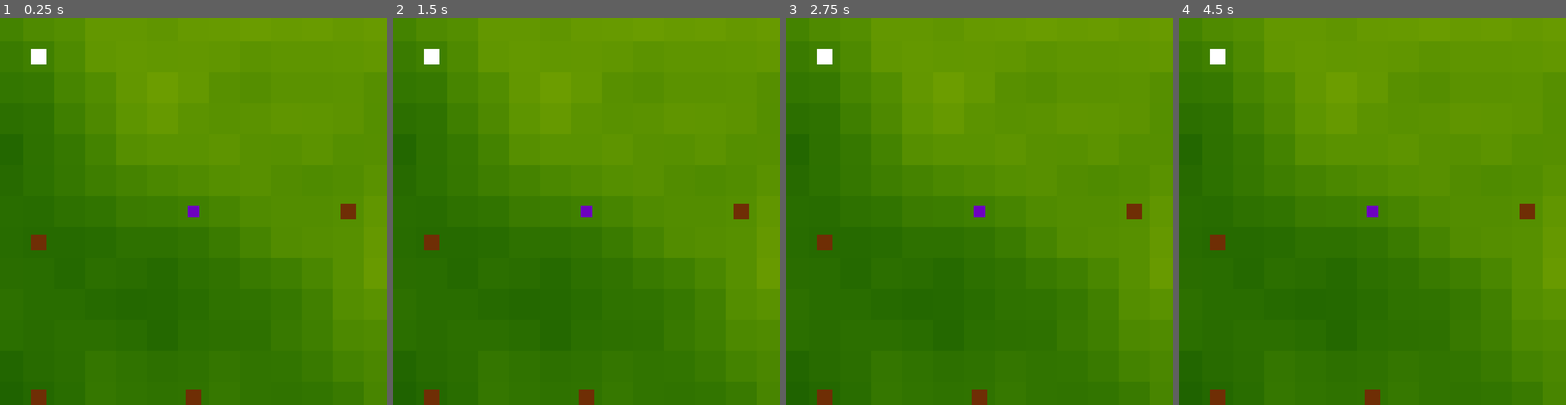
Above: before the commit, frames 1-4 (left to right).
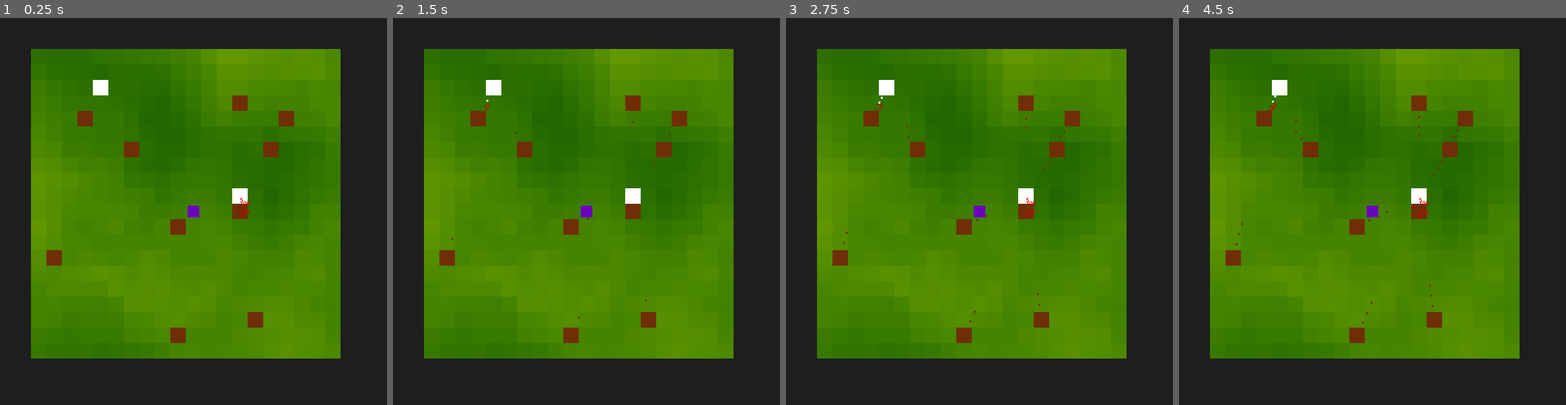
Above: after the commit, the same moments.

Repository: fizzy-drinks/roguelike-jam-6
Game: Godot game, scene res://world.tscn
The game is run twice, just before and just after one commit, with the same random seed, the same clock (stepped at 60 frames per second) and the same inputs.
Inputs:
- Up to frame 1 (0.25 s): no input
- Up to frame 2 (1.5 s): tap Enter at 0.5 s; tap Space at 1.25 s
- Up to frame 3 (2.75 s): tap Enter at 2 s
- Up to frame 4 (4.5 s): tap Space at 2.75 s; tap Enter at 3.5 s

The runs differ from the first frame. In frame 1, 73% of the frame differs, in the area x 0-100%, y 0-100%; in frame 2, 73%; in frame 3, 73%; in frame 4, 73%.

Commit message:
Add unit production and basic combat

Diff:
--- /dev/null
+++ b/damage_label.tscn
@@ -0,0 +1,12 @@
+[gd_scene load_steps=2 format=3 uid="uid://bixsa4u2xixab"]
+
+[ext_resource type="Script" path="res://selfdestruct.gd" id="1_fpaws"]
+
+[node name="damage_label" type="RichTextLabel"]
+offset_right = 45.0
+offset_bottom = 27.0
+theme_override_colors/default_color = Color(0.811765, 0, 0, 1)
+theme_override_font_sizes/normal_font_size = 12
+text = "5"
+autowrap_mode = 0
+script = ExtResource("1_fpaws")
--- /dev/null
+++ b/damageable.gd
@@ -0,0 +1,23 @@
+extends Node2D
+class_name Damageable
+
+
+@export var max_hp: float = 0
+
+
+@onready var label = load("res://damage_label.tscn")
+@onready var hp: float = max_hp
+
+
+func damage(value: float):
+	var t: RichTextLabel = label.instantiate()
+	get_tree().current_scene.add_child(t)
+	t.clear()
+	t.add_text(str(value))
+	t.global_position = global_position
+	hp -= value
+
+
+func _process(_delta):
+	if hp <= 0:
+		queue_free()
--- /dev/null
+++ b/dungeon.gd
@@ -0,0 +1,33 @@
+extends "res://damageable.gd"
+class_name Dungeon
+
+
+@export var team: String
+@export var units_per_second: float = 0.5
+@export var world: Node2D
+
+
+@onready var spawner = load("res://unit.tscn")
+@onready var spawn_cooldown: float = 0
+
+
+func _process(delta):
+	super(delta)
+	spawn_cooldown -= delta
+	if spawn_cooldown <= 0:
+		spawn()
+
+
+func spawn():
+	var new_unit: Unit = spawner.instantiate()
+	new_unit.position = position
+	new_unit.source_structure = self
+	new_unit.team = team
+	new_unit.world = world
+	world.add_child(new_unit)
+	spawn_cooldown = 1 / units_per_second
+
+
+func _on_area_2d_area_entered(area):
+	if area.owner is Unit and area.owner.team != team:
+		area.owner.damage(100)
--- a/dungeon.tscn
+++ b/dungeon.tscn
@@ -1,10 +1,24 @@
-[gd_scene load_steps=2 format=3 uid="uid://cb37crbgke0w"]
+[gd_scene load_steps=4 format=3 uid="uid://cb37crbgke0w"]
 
+[ext_resource type="Script" path="res://dungeon.gd" id="1_exjoy"]
 [ext_resource type="PackedScene" uid="uid://pxrgs6h2kikk" path="res://tile.tscn" id="1_sbpel"]
 
-[node name="dungeon" type="Node2D"]
+[sub_resource type="CircleShape2D" id="CircleShape2D_srhj0"]
+radius = 23.0868
+
+[node name="dungeon" type="Node2D" groups=["structures", "targetable"]]
+script = ExtResource("1_exjoy")
+team = "enemy"
+max_hp = 100.0
 
 [node name="tile" parent="." instance=ExtResource("1_sbpel")]
 modulate = Color(0.435294, 0.180392, 0.0196078, 1)
 position = Vector2(0, 0)
 scale = Vector2(32, 32)
+
+[node name="Area2D" type="Area2D" parent="."]
+
+[node name="CollisionShape2D" type="CollisionShape2D" parent="Area2D"]
+shape = SubResource("CircleShape2D_srhj0")
+
+[connection signal="area_entered" from="Area2D" to="." method="_on_area_2d_area_entered"]
--- /dev/null
+++ b/selfdestruct.gd
@@ -0,0 +1,11 @@
+extends RichTextLabel
+
+
+var time: float = 1
+
+
+func _process(delta):
+	time -= delta
+
+	if time <= 0:
+		queue_free()
--- /dev/null
+++ b/unit.gd
@@ -0,0 +1,84 @@
+extends "res://damageable.gd"
+class_name Unit
+
+
+@export var team: String
+@export var source_structure: Node2D
+@export var world: World
+@export var max_ms: float
+@export var min_ms: float
+@export var dps: float
+
+
+@onready var sprite: Sprite2D = $Sprite2D
+@onready var hitbox: Area2D = $Area2D
+
+
+var target: Node2D
+var collision: Area2D
+var attack_cooldown: float = 0
+
+
+func _ready():
+	sprite.modulate = source_structure.get_node("tile").modulate
+
+
+func _process(delta):
+	super(delta)
+	attack_cooldown -= delta
+
+	if collision:
+		var dir = (collision.global_position - global_position).normalized()
+		if dir == Vector2.ZERO:
+			global_position += Vector2.DOWN
+			return
+
+		global_position -= dir
+
+	if not weakref(target).get_ref():
+		pick_target()
+		return
+
+
+func _physics_process(delta):
+	if weakref(target).get_ref():
+		var target_delta = target.global_position - global_position
+
+		var tile_size = world.TILE_SIZE
+		var terrain_value = world.get_terrain_value(round(global_position.x / tile_size), round(global_position.y / tile_size))
+		var ms_multiplier = min_ms + ((max_ms - min_ms) * terrain_value)
+		global_position += target_delta.normalized() * ms_multiplier * delta
+
+
+func pick_target():
+	var targets = get_tree().get_nodes_in_group("targetable")
+
+	var nearest: Node2D
+	for t in targets:
+		if t.team == team:
+			continue
+
+		if not nearest:
+			nearest = t
+			continue
+
+		if t.global_position.distance_to(global_position) < nearest.global_position.distance_to(global_position):
+			nearest = t
+
+	target = nearest
+
+
+func attack_unit(unit: Damageable):
+	attack_cooldown = 1
+	unit.damage(dps)
+
+
+func _on_area_2d_area_entered(area: Area2D):
+	collision = area
+
+	if not area.owner.team == team and attack_cooldown <= 0:
+		attack_unit(area.owner)
+
+
+func _on_area_2d_area_exited(area):
+	collision = null
--- /dev/null
+++ b/unit.tscn
@@ -0,0 +1,27 @@
+[gd_scene load_steps=4 format=3 uid="uid://drg2bheuuc2gy"]
+
+[ext_resource type="Script" path="res://unit.gd" id="1_d7vca"]
+[ext_resource type="Texture2D" uid="uid://bl2ifxi32qv5a" path="res://white.png" id="2_ig68v"]
+
+[sub_resource type="CircleShape2D" id="CircleShape2D_m7jb6"]
+radius = 4.0
+
+[node name="unit" type="Node2D" groups=["targetable"]]
+position = Vector2(25, 16)
+script = ExtResource("1_d7vca")
+max_ms = 16.0
+min_ms = 4.0
+dps = 5.0
+max_hp = 20.0
+
+[node name="Sprite2D" type="Sprite2D" parent="."]
+scale = Vector2(4, 4)
+texture = ExtResource("2_ig68v")
+
+[node name="Area2D" type="Area2D" parent="."]
+
+[node name="CollisionShape2D" type="CollisionShape2D" parent="Area2D"]
+shape = SubResource("CircleShape2D_m7jb6")
+
+[connection signal="area_entered" from="Area2D" to="." method="_on_area_2d_area_entered"]
+[connection signal="area_exited" from="Area2D" to="." method="_on_area_2d_area_exited"]
--- a/village.tscn
+++ b/village.tscn
@@ -2,7 +2,8 @@
 
 [ext_resource type="PackedScene" uid="uid://cb37crbgke0w" path="res://dungeon.tscn" id="1_eejwa"]
 
-[node name="dungeon" instance=ExtResource("1_eejwa")]
+[node name="village" instance=ExtResource("1_eejwa")]
+team = "independent"
 
 [node name="tile" parent="." index="0"]
 modulate = Color(1, 1, 1, 1)
--- a/world.gd
+++ b/world.gd
@@ -1,9 +1,9 @@
 extends Node2D
+class_name World
 
 
-const TILE_SIZE = 64
-const STRUCTURE_MAX_DENSITY = 4
-const STRUCTURE_MAX_GEN_CHANCE = 0.5
+const TILE_SIZE = 32
+const STRUCTURE_MAX_GEN_CHANCE = 0.05
 const STRUCTURE_TYPES_WEIGHTED = {
 	0.75: preload("res://dungeon.tscn"),
 	1: preload("res://village.tscn")
@@ -13,7 +13,7 @@
 var structure_noise = FastNoiseLite.new()
 var terrain_noise = FastNoiseLite.new()
 var tiles = {}
-var structures = { 0: { 0: true } }
+var structures = {}
 var time: float = 0
 
 
@@ -24,11 +24,10 @@
 func _ready():
 	terrain_noise.noise_type = 3
 	terrain_noise.frequency = 0.07
-	terrain_noise.seed = Time.get_unix_time_from_system()
 
-	structure_noise.noise_type = 5
-	structure_noise.frequency = 0.1
-	structure_noise.seed = Time.get_unix_time_from_system()
+	structure_noise.noise_type = 3
+	structure_noise.frequency = 1
+	structure_noise.domain_warp_frequency = 0.5
 
 	generate_tiles(Vector2(-10, -10), Vector2(10, 10))
 
@@ -73,30 +72,27 @@
 
 
 func generate_structures(x: int, y: int):
+	if x == 0 and y == 0:
+		return
+
 	var structure_value = get_structure_value(x, y)
 
 	if randf() >= structure_value * STRUCTURE_MAX_GEN_CHANCE:
 		return
 
-	for checkx in range(x - STRUCTURE_MAX_DENSITY, x + STRUCTURE_MAX_DENSITY):
-		if not checkx in structures:
-			continue
-
-		for checky in range(y - STRUCTURE_MAX_DENSITY, y + STRUCTURE_MAX_DENSITY):
-			if not checky in structures[checkx]:
-				continue
-
-			return
-
 	var structure_type = randf()
-	var structure: Node2D
+	var structure: Dungeon
 	for chance in STRUCTURE_TYPES_WEIGHTED.keys():
 		if structure_type < chance:
 			structure = STRUCTURE_TYPES_WEIGHTED[chance].instantiate()
 			break
 
+	if not structure:
+		return
+
 	add_child(structure)
 	structure.global_position = Vector2(x, y) * TILE_SIZE
+	structure.world = self
 
 	if x not in structures:
 		structures[x] = {}
--- a/world.tscn
+++ b/world.tscn
@@ -8,6 +8,6 @@
 
 [node name="terrain" type="Node2D" parent="."]
 
-[node name="tower" parent="." instance=ExtResource("2_oijll")]
+[node name="tower" parent="." groups=["strucutres"] instance=ExtResource("2_oijll")]
 
 [node name="Camera2D" type="Camera2D" parent="."]
